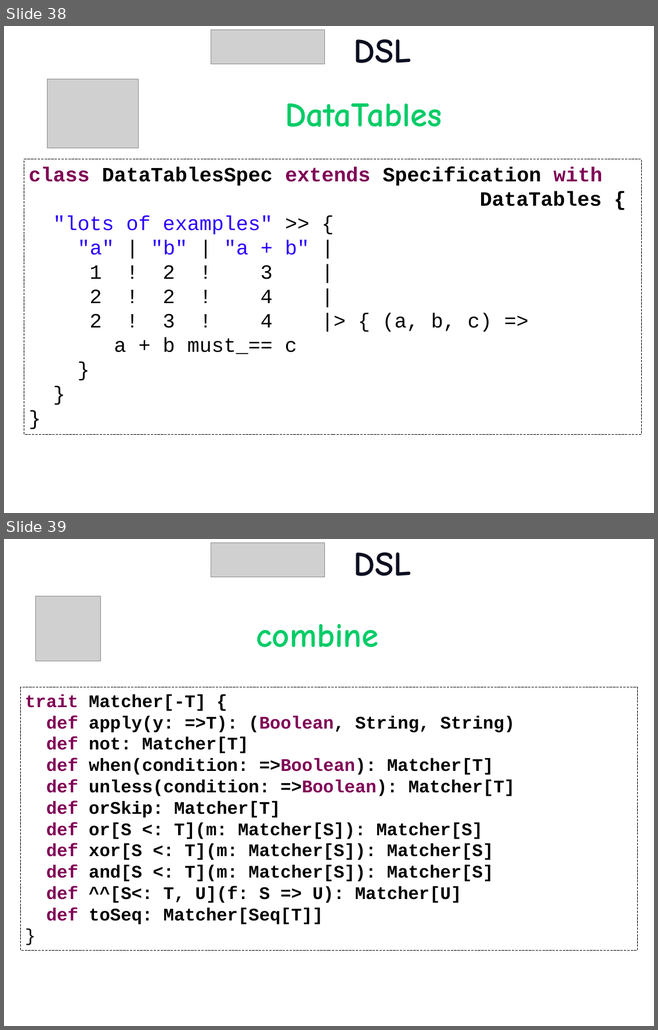
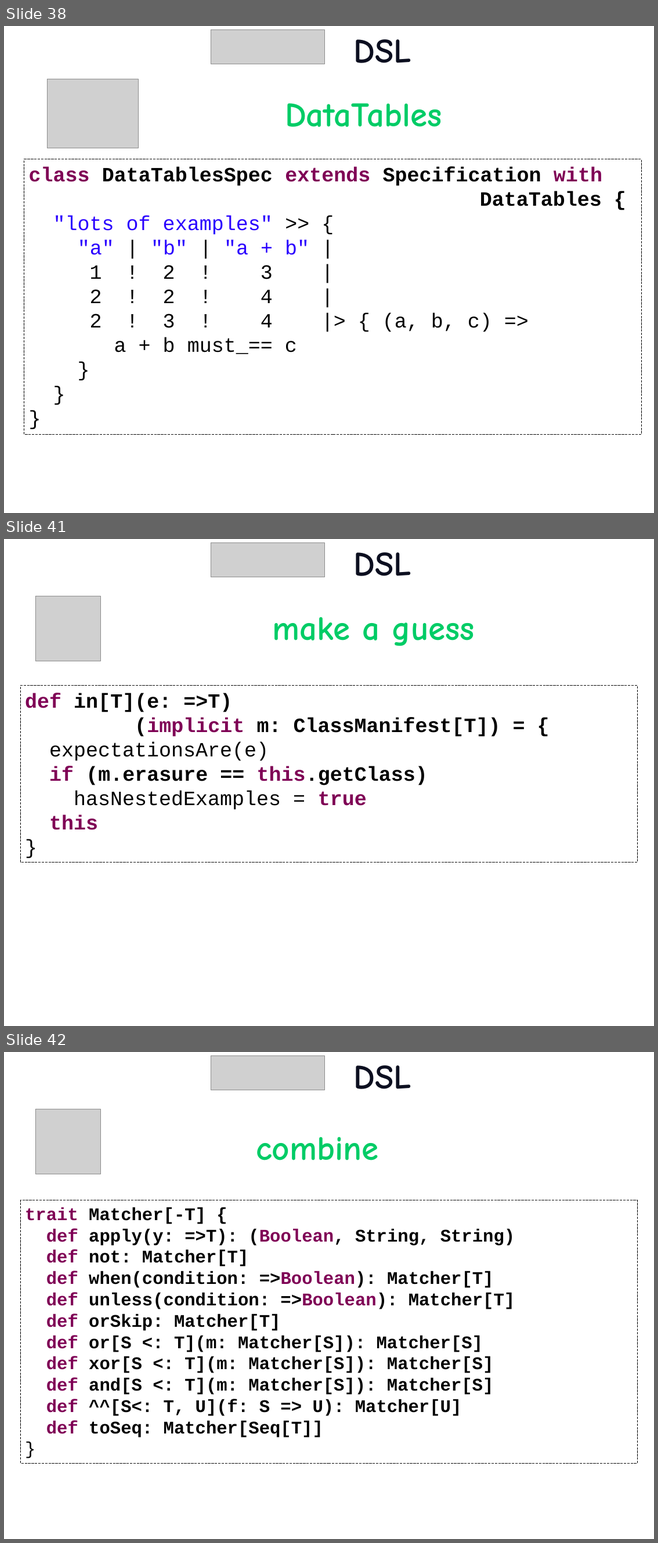
Before and after one commit to etorreborre/oscon-2010, a slide deck: src/main/resources/oscon_2010_specs.pptx. Shown one above the other, each under a label of ours: slides 38 and 39 before the commit, slides 38, 41 and 42 after it; the slides between them are not shown. The pictures are 658x1030 and 658x1543 pixels, drawn with LibreOffice and Linux fonts; fonts in the diff are those of the drawing; grey boxes stand for pictures; background and template pictures are left out. Boxes give left, top, right and bottom in pixels: in the first picture for what was removed or moved away, otherwise in the second. Text is boxed around its words. In the diff, an @@ line names an element or a change of style, - is before the commit and + after.

Commit message:
added class manifests

```diff
--- a/src/main/resources/oscon_2010_specs.pptx
+++ b/src/main/resources/oscon_2010_specs.pptx
@@ slide 41 added at (x1=4, y1=539, x2=654, y2=1026), background picture (left out) @@
@@ picture added at (x1=211, y1=542, x2=325, y2=577) @@
@@ title added at (x1=354, y1=552, x2=411, y2=576), 54 pt, text #0C0F20, bold @@
+DSL
@@ picture added at (x1=35, y1=596, x2=100, y2=661) @@
@@ text added at (x1=273, y1=617, x2=474, y2=646), 54 pt, text #00CC66, bold @@
+make a guess
@@ rectangle added at (x1=20, y1=686, x2=637, y2=863), fill #FFFFFF, outline #000000 0.75 pt dashed, 32 pt, text #000000, bold @@
+def in[T](e: =>T)
+(implicit m: ClassManifest[T]) = {
+expectationsAre(e)
+if (m.erasure == this.getClass)
+hasNestedExamples = true
+this
+}
@@ what was slide 39 is now slide 42 @@
```
Also in this commit, not shown: 1 slide changed, 4 other slides added, 2 other files.
